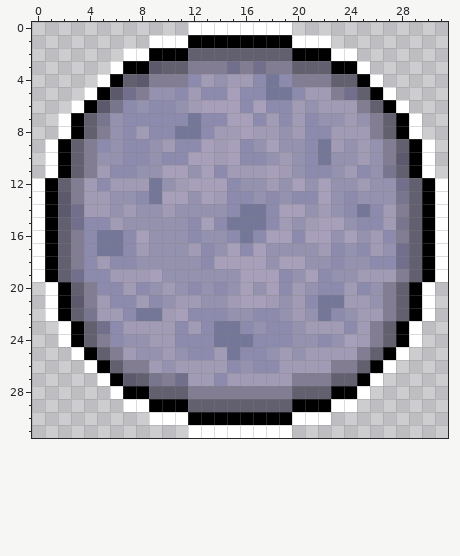
File history of a pixel-art sprite, PlanetBrawl/Assets/Sprites/Weapons/Weapons_Moon.png. That is the earlier state.
The file is 32x32 pixels. Colours within 5 levels of each other are drawn and written as one.
Once edited:
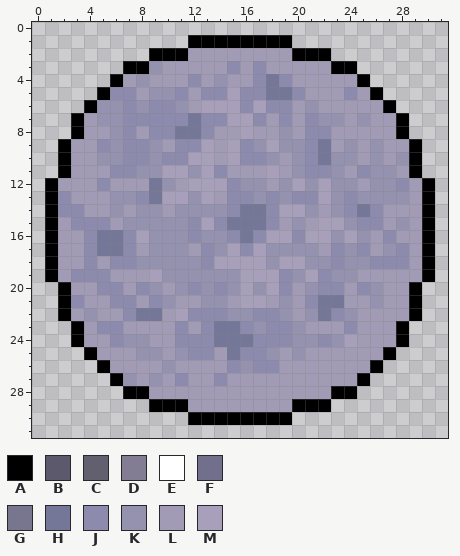
Palette (. is transparent): A #000000  B #5b596b  C #625f6f  D #827d92  E #ffffff  F #716f8c  G #78768e  H #757799  J #8c8aad  K #9592b0  L #a19bb5  M #a8a0ba
The exact change:
The author changed colour B to colour J in row 5 at x 6; in rows 13 to 14 at x 2; in row 21 at x 3.
The author changed colour F to colour J in row 3 at x 15 and 17; in row 5 at x 7 and 24; in row 12 at x 28; in rows 14 to 15 at x 3; in rows 17 to 18 at x 28; in row 19 at x 3.
The author changed colour F to colour J in row 23 at x 5; in row 27 at x 11.
The author changed colour B to colour K in row 3 at x 9; in row 4 at x 8; in row 6 at x 5; in row 10 at x 28; in row 27 at x 7.
The author changed colour G to colour K in row 6 at x 6; in row 7 at x 5; in row 11 at x 27; in row 13 at x 28; in row 15 at x 28; in row 22 at x 4.
The author changed colour G to colour K in row 27 at x 9.
The author changed colour C to colour L in row 2 at x 12 to 19; in row 3 at x 10 to 11 and 20 to 22; in row 4 at x 7 and 23 to 24; in row 5 at x 25; in row 6 at x 26; in rows 7 to 8 at x 4 and 27.
The author changed colour C to colour L in row 9 at x 3 and 28; in row 10 at x 3; in row 11 at x 3 and 28; in row 12 at x 2 and 29; in rows 13 to 14 at x 29; in rows 15 to 19 at x 2 and 29.
The author changed colour C to colour L in row 20 at x 3 and 28; in row 21 at x 28; in row 22 at x 3 and 28; in rows 23 to 24 at x 4 and 27; in row 25 at x 5 and 26; in row 26 at x 6 and 25.
The author changed colour C to colour L in row 27 at x 8 and 23 to 24; in row 28 at x 9 to 11 and 20 to 22; in row 29 at x 12 to 19.
The author changed colour D to colour L in row 3 at x 12 to 14, 16 and 18 to 19; in row 4 at x 9 to 11 and 20 to 22; in row 5 at x 8 and 23; in row 6 at x 25; in row 7 at x 26; in row 8 at x 5 and 26.
The author changed colour D to colour L in rows 9 to 10 at x 4 and 27; in row 11 at x 4; in rows 12 to 13 at x 3; in row 14 at x 28; in row 16 at x 3 and 28; in rows 17 to 18 at x 3.
The author changed colour D to colour L in row 19 at x 28; in rows 20 to 21 at x 4 and 27; in row 22 at x 27; in row 23 at x 26; in row 24 at x 5 and 26; in row 25 at x 6 and 25.
The author changed colour D to colour L in row 26 at x 7 to 8 and 23 to 24; in row 27 at x 10 and 20 to 22; in row 28 at x 12 to 19.
Colour E is gone in row 0 at x 12 to 19; in row 1 at x 9 to 11 and 20 to 22; in row 2 at x 7 to 8 and 23 to 24; in row 3 at x 6 and 25; in row 4 at x 5 and 26; in row 5 at x 4 and 27.
Colour E is gone in row 6 at x 3 and 28; in rows 7 to 8 at x 2 and 29; in rows 9 to 11 at x 1 and 30; in rows 12 to 19 at x 0 and 31; in rows 20 to 22 at x 1 and 30; in rows 23 to 24 at x 2 and 29.
Colour E is gone in row 25 at x 3 and 28; in row 26 at x 4 and 27; in row 27 at x 5 and 26; in row 28 at x 6 and 25; in row 29 at x 7 to 8 and 23 to 24; in row 30 at x 9 to 11 and 20 to 22.
Colour E is gone in row 31 at x 12 to 19.
Changed places in both pictures, as pixel boxes (x1, y1, x2, y2):
changed: (32, 22, 448, 438)
